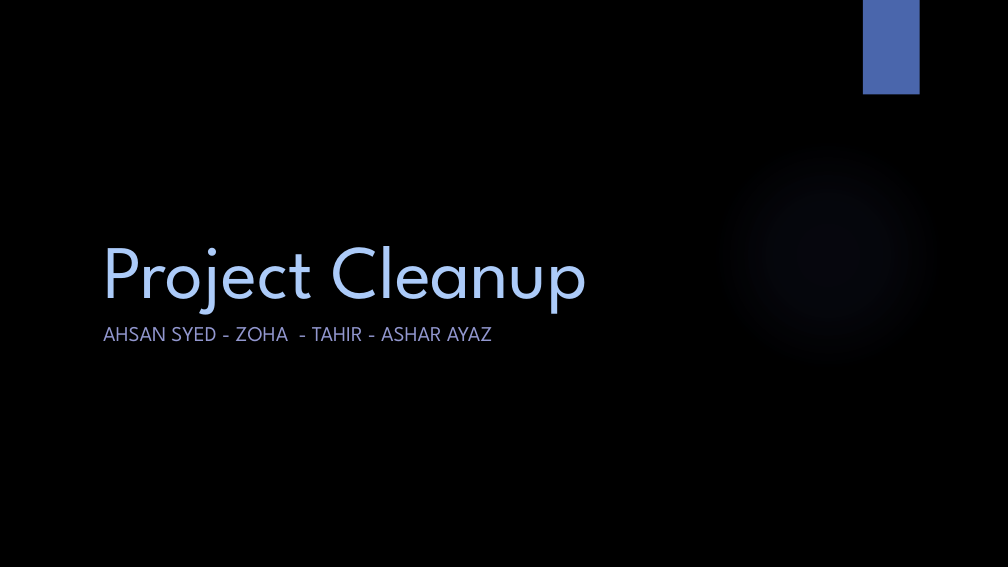
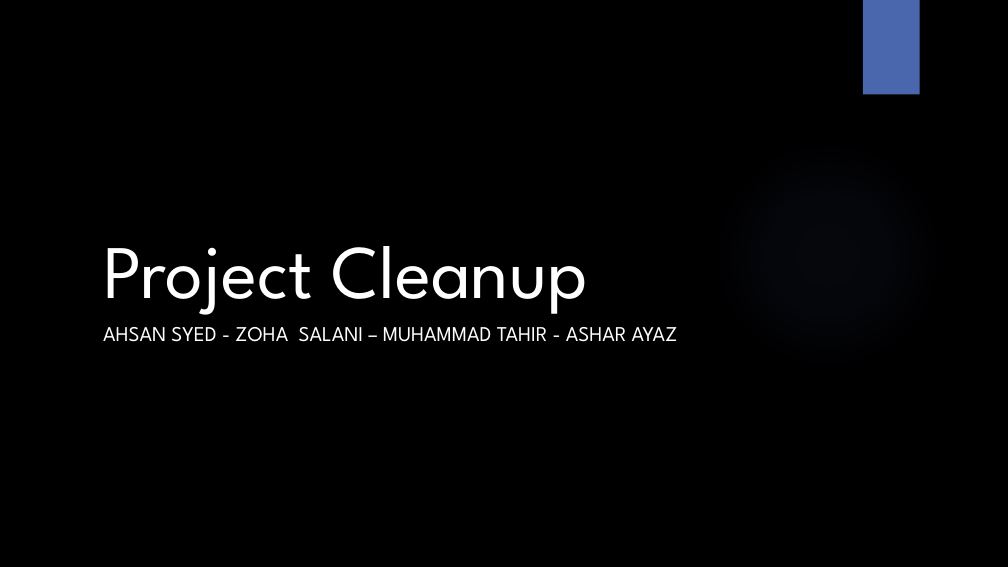
Before and after one commit to ahsanv101/ProjectCleanup, a slide deck: slide 1 of Evaluation 2/KAAVISH Evaluation II.pptx. Drawn at 1008x567 pixels with LibreOffice and Linux fonts; fonts in the diff are those of the drawing; background and template pictures are left out. Boxes give left, top, right and bottom in pixels: in the first picture for what was removed or moved away, otherwise in the second. Text is boxed around its words. In the diff, an @@ line names an element or a change of style, - is before the commit and + after.

```diff
--- a/Evaluation 2/KAAVISH Evaluation II.pptx
+++ b/Evaluation 2/KAAVISH Evaluation II.pptx
@@ title "Project Cleanup" at (103,246,588,315): text colour #ACCBF9 to #FFFFFF @@
@@ subtitle at (103,327,678,342): text changed; text colour #9297CF to #FFFFFF @@
-AHSAN SYED - ZOHA - TAHIR - ASHAR AYAZ
+AHSAN SYED - ZOHA SALANI – MUHAMMAD TAHIR - ASHAR AYAZ
```
Also in this commit, not shown: 1 slide added, 5 other files.
